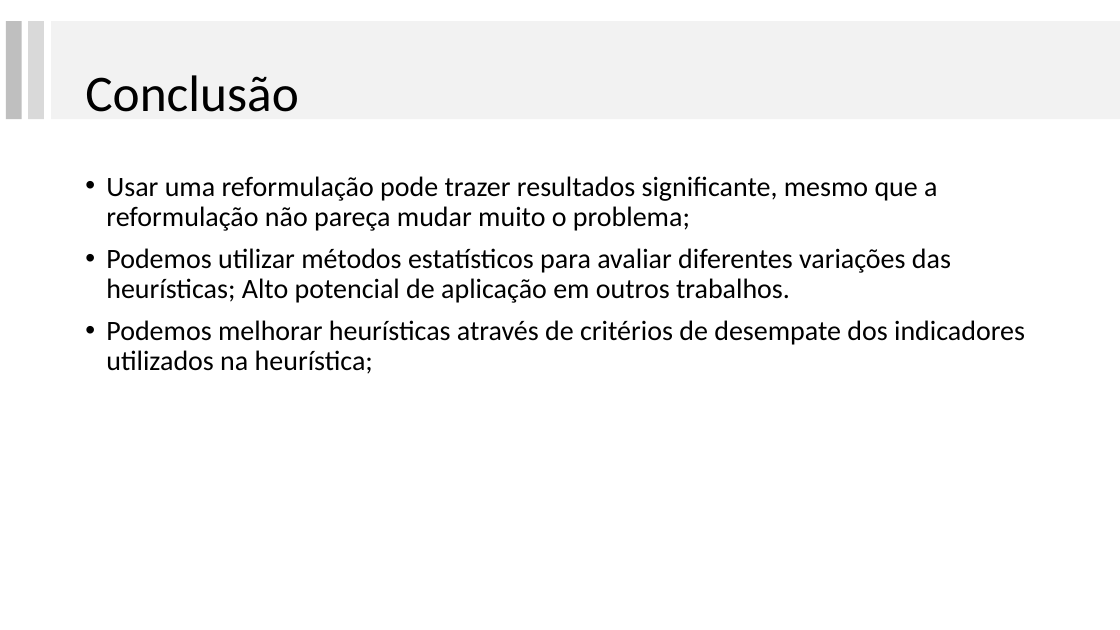
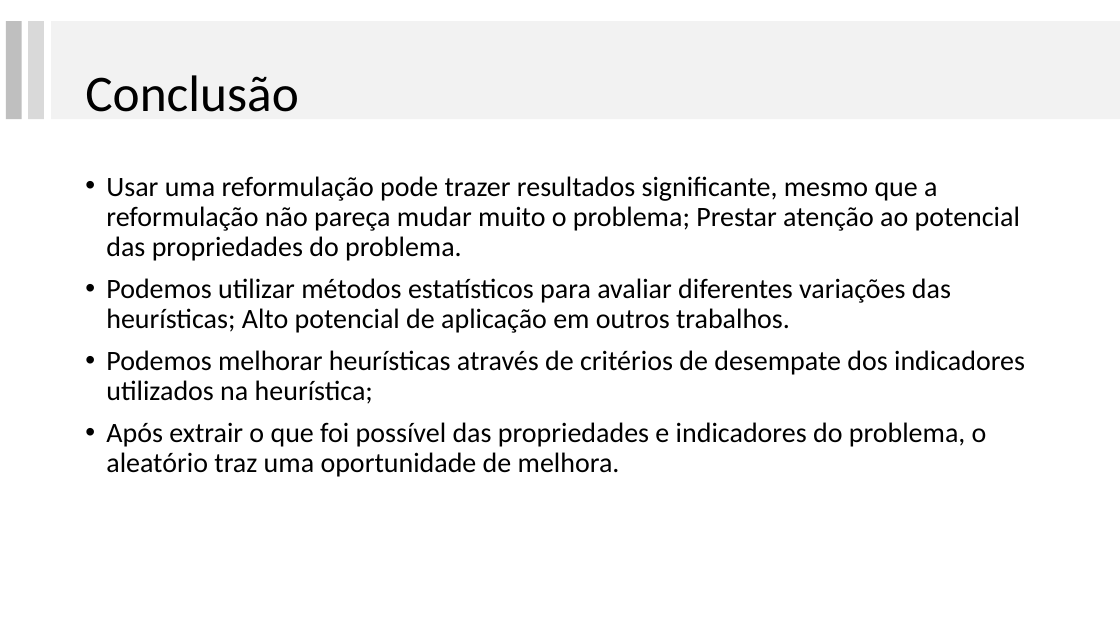
Before and after one commit to lpbiasoto/metaheuristicas, a slide deck: slide 1 of ApresentacaoRibas/conclusao1.pptx. Drawn at 1120x630 pixels with LibreOffice and Linux fonts; fonts in the diff are those of the drawing. Boxes give left, top, right and bottom in pixels: in the first picture for what was removed or moved away, otherwise in the second. Text is boxed around its words. In the diff, an @@ line names an element or a change of style, - is before the commit and + after.

Commit message:
conclusao2

```diff
--- a/ApresentacaoRibas/conclusao1.pptx
+++ b/ApresentacaoRibas/conclusao1.pptx
@@ text at [106,176,1020,261]: text changed @@
-• Usar uma reformulação pode trazer resultados significante, mesmo que a reformulação não pareça mudar muito o problema;
+• Usar uma reformulação pode trazer resultados significante, mesmo que a reformulação não pareça mudar muito o problema; Prestar atenção ao potencial das propriedades do problema.
@@ text at [106,422,987,477]: paragraph added @@
+• Após extrair o que foi possível das propriedades e indicadores do problema, o aleatório traz uma oportunidade de melhora.
```
